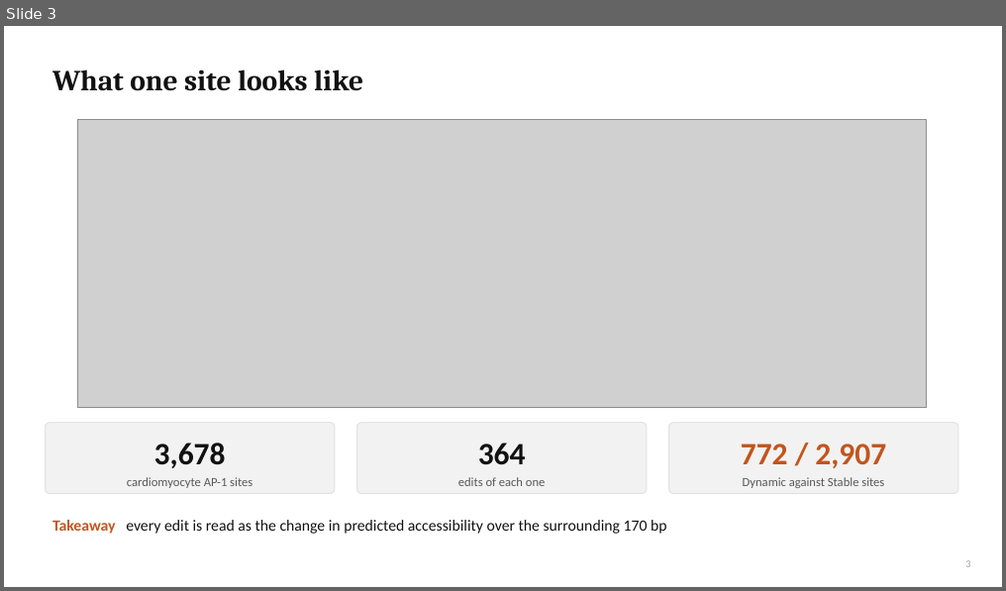
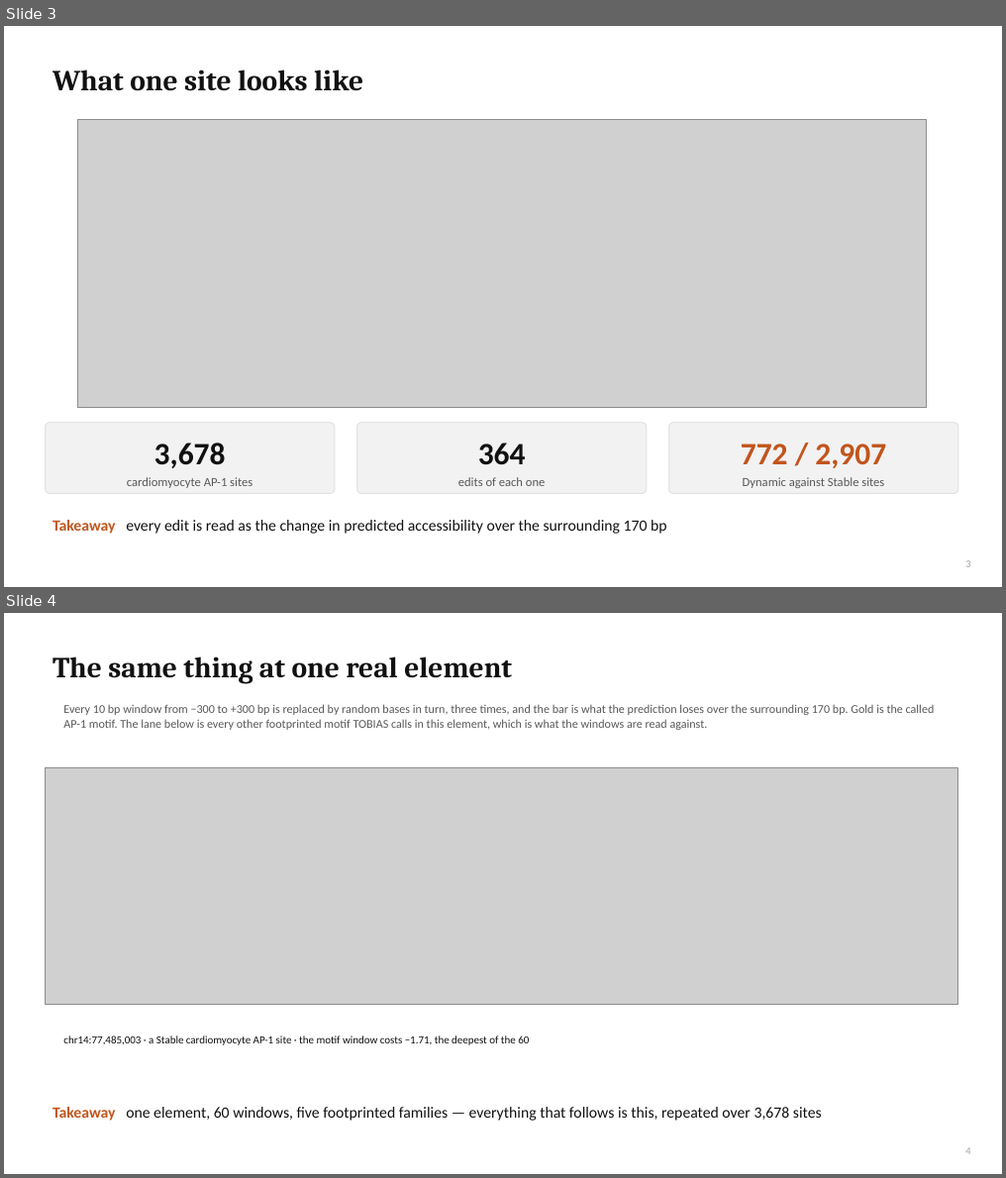
Before and after one commit to cytokine4242/Alpha_Genome_Ap1, a slide deck: Analysis/AP1_AlphaGenome_results.pptx. Shown one above the other, each under a label of ours: slide 3 before the commit, slides 3 and 4 after it. The pictures are 1006x591 and 1006x1178 pixels, drawn with LibreOffice and Linux fonts; fonts in the diff are those of the drawing; grey boxes stand for pictures. Boxes give left, top, right and bottom in pixels: in the first picture for what was removed or moved away, otherwise in the second. Text is boxed around its words. In the diff, an @@ line names an element or a change of style, - is before the commit and + after.

```diff
--- a/Analysis/AP1_AlphaGenome_results.pptx
+++ b/Analysis/AP1_AlphaGenome_results.pptx
@@ slide 4 added at [4,613,1002,1174], background #FFFFFF @@
@@ title added at [53,657,512,683], 28 pt, text #111111, bold @@
+The same thing at one real element
@@ text added at [63,704,935,730], 11.5 pt, text #595959 @@
+Every 10 bp window from −300 to +300 bp is replaced by random bases in turn, three times, and the bar is what the prediction loses over the surrounding 170 bp. Gold is the called AP-1 motif. The lane below is every other footprinted motif TOBIAS calls in this element, which is what the windows are read against.
@@ picture added at [46,768,958,1004] @@
@@ text added at [63,1036,529,1046], 10.5 pt, text #111111 @@
+chr14:77,485,003 · a Stable cardiomyocyte AP-1 site · the motif window costs −1.71, the deepest of the 60
@@ text added at [53,1107,822,1121], 15 pt, text #111111 @@
+Takeaway one element, 60 windows, five footprinted families — everything that follows is this, repeated over 3,678 sites
@@ page number added at [965,1148,970,1154], 10 pt, text #A6A6A6 @@
+4
```
Also in this commit, not shown: 1 slide changed, 1 slide removed, 10 other files.
